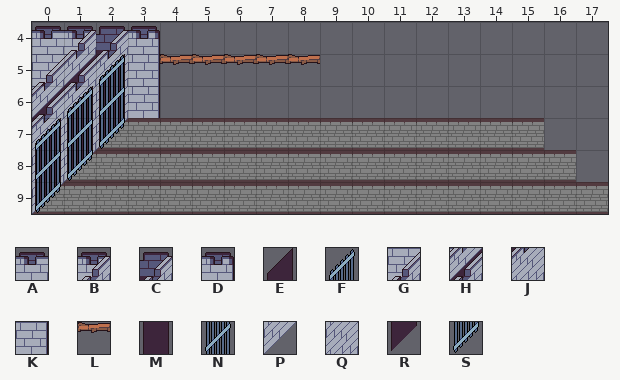
One commit to this Tiled map: data/map.tmx. That is the earlier state.
Cells are 32x32 px. Shown: x 0..17, y 4..9.
Key: from "tileset": A 95, B 96, C 97, D 99, E 101, F 102, G 110, H 111, J 112, K 114, L 115, M 116, N 117, P 126, Q 127, R 131, S 132.
_ is an empty cell.
Layers that did not change in this view are not listed.
Layer "Fort/Garrisons1" before, first column x 0:
 4 ABCD______________
 5 GHJKLLLLL_________
 6 HJQK______________
 7 JQP_______________
 8 QP________________
 9 P_________________
Layer "Gates/Iron Gate/Back" before, first column x 0:
 4 __________________
 5 __E_______________
 6 _EM_______________
 7 EMR_______________
 8 MR________________
 9 R_________________
Layer "Gates/Iron Gate/Front" before, first column x 0:
 4 __________________
 5 __F_______________
 6 _FN_______________
 7 FNS_______________
 8 NS________________
 9 S_________________
Now the later version:
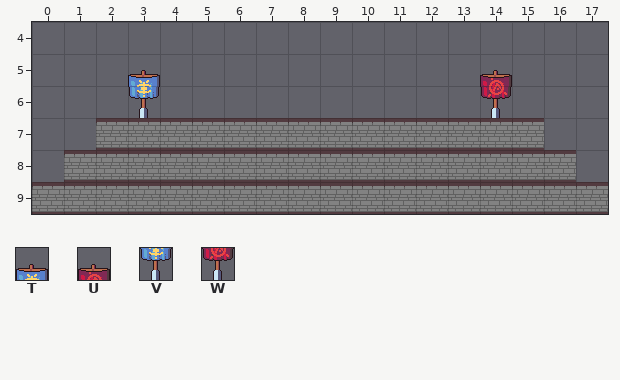
Further tiles: from "tileset": T 10, U 11, V 25, W 26.
Tiles of an added or newly shown layer are drawn over the layers below it.
The author wrote: Map new idea done in Tiled
Change:
Layer "Fort/Garrisons1" (now hidden):
y 4: x 0..3 ABCD -> ____
y 5: x 0..8 GHJKLLLLL -> _________
y 6: x 0..3 HJQK -> ____
y 7: x 0..2 JQP -> ___
y 8: x 0..1 QP -> __
y 9: x 0 P -> _
Layer "Gates/Iron Gate/Back" (now hidden):
y 5: x 2 E -> _
y 6: x 1..2 EM -> __
y 7: x 0..2 EMR -> ___
y 8: x 0..1 MR -> __
y 9: x 0 R -> _
Layer "Gates/Iron Gate/Front" (now hidden):
y 5: x 2 F -> _
y 6: x 1..2 FN -> __
y 7: x 0..2 FNS -> ___
y 8: x 0..1 NS -> __
y 9: x 0 S -> _
Layer "Flags" (added):
y 5: x 3 _ -> T; x 14 _ -> U
y 6: x 3 _ -> V; x 14 _ -> W
Pixel boxes of the changes (left, top, right, bottom) in both pictures:
changed: (32, 26, 320, 214)
added: (480, 70, 512, 118)
